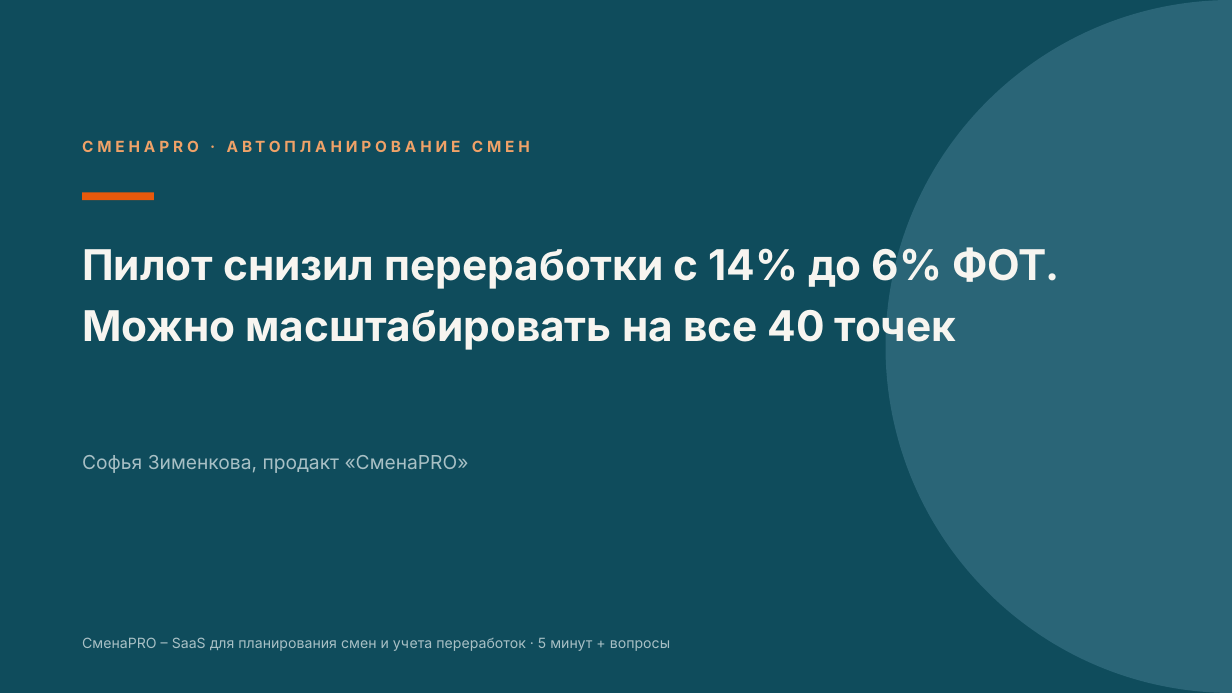
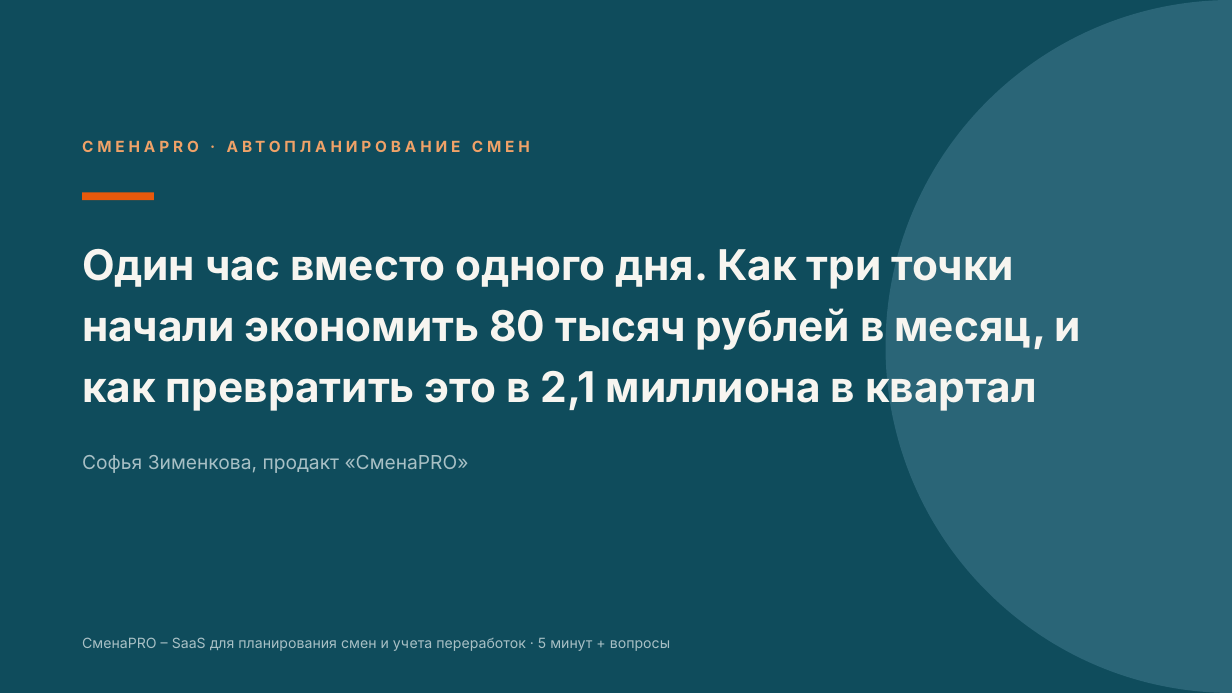
Before and after one commit to ipaingo/study, a slide deck: slide 1 of навыки публичных выступлений/Питч СменаPRO.pptx. Drawn at 1232x693 pixels with LibreOffice and Linux fonts; fonts in the diff are those of the drawing. Boxes give left, top, right and bottom in pixels: in the first picture for what was removed or moved away, otherwise in the second. Text is boxed around its words. In the diff, an @@ line names an element or a change of style, - is before the commit and + after.

```diff
--- a/навыки публичных выступлений/Питч СменаPRO.pptx
+++ b/навыки публичных выступлений/Питч СменаPRO.pptx
@@ text at (x1=82, y1=248, x2=1081, y2=411): text changed @@
-Пилот снизил переработки с 14% до 6% ФОТ. Можно масштабировать на все 40 точек
+Один час вместо одного дня. Как три точки начали экономить 80 тысяч рублей в месяц, и как превратить это в 2,1 миллиона в квартал
```
Also in this commit, not shown: 7 other slides changed, 49 other files.
